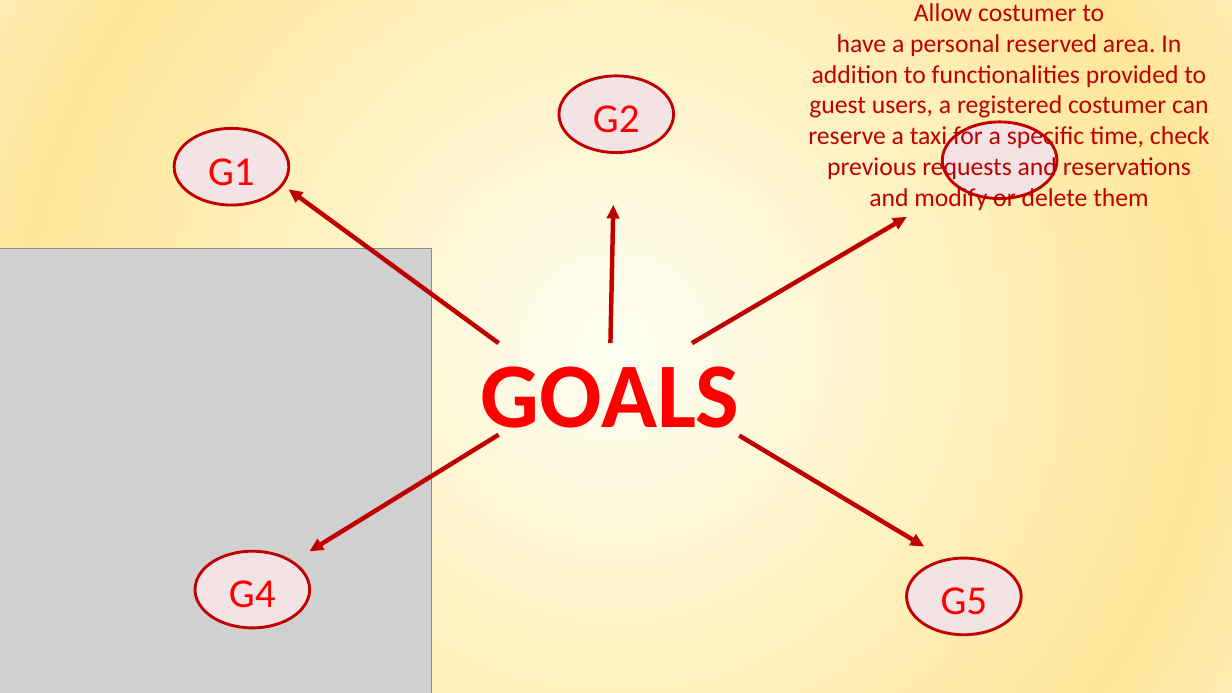
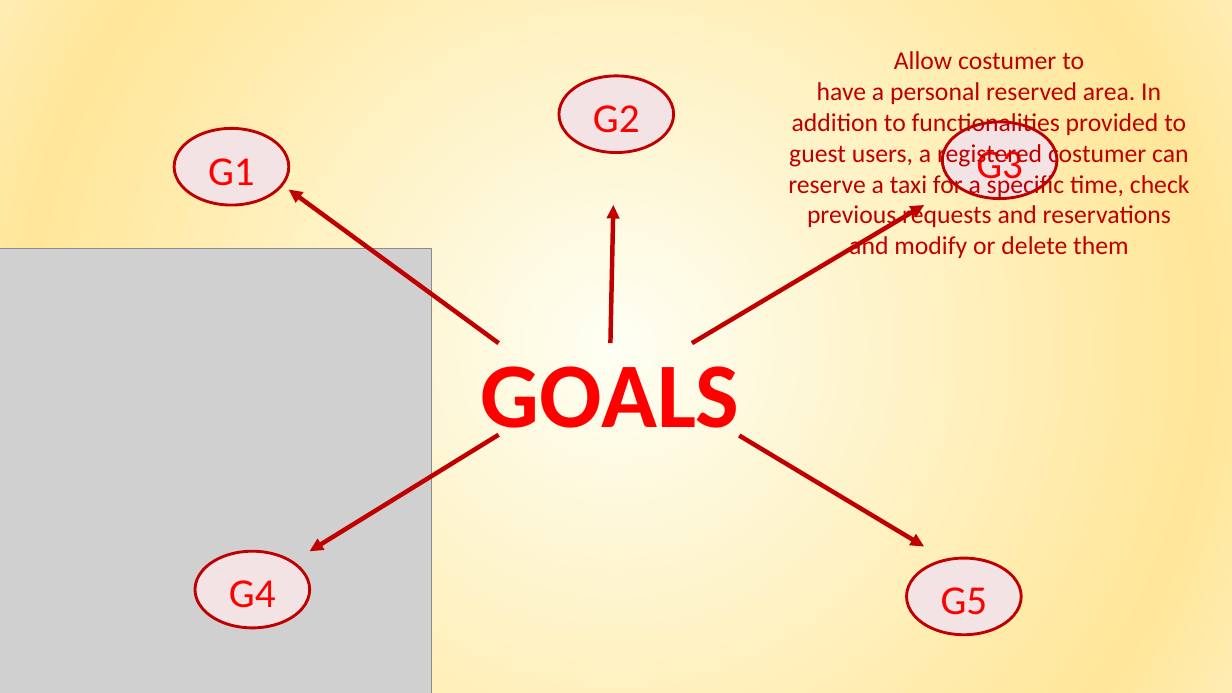
Before and after one commit to giuseppemanzi/manzinicolini, a slide deck: slide 8 of All/final presentation/Final presentation.pptx. Drawn at 1232x693 pixels with LibreOffice and Linux fonts; fonts in the diff are those of the drawing; grey boxes stand for pictures. Boxes give left, top, right and bottom in pixels: in the first picture for what was removed or moved away, otherwise in the second. Text is boxed around its words. In the diff, an @@ line names an element or a change of style, - is before the commit and + after.

```diff
--- a/All/final presentation/Final presentation.pptx
+++ b/All/final presentation/Final presentation.pptx
@@ text "Allow costumer to": place and size @@
-text "Allow costumer to" at (808, 3, 1210, 210)
+text "Allow costumer to" at (788, 51, 1190, 258)
@@ text added at (976, 145, 1023, 189), 32 pt, text #FF0000 @@
+G3
@@ arrow moved from (692, 343) - (907, 217) to (692, 343) - (924, 205) @@
```
Also in this commit, not shown: 16 other slides changed, 12 slides added, 6 slides removed, 10 other files.
